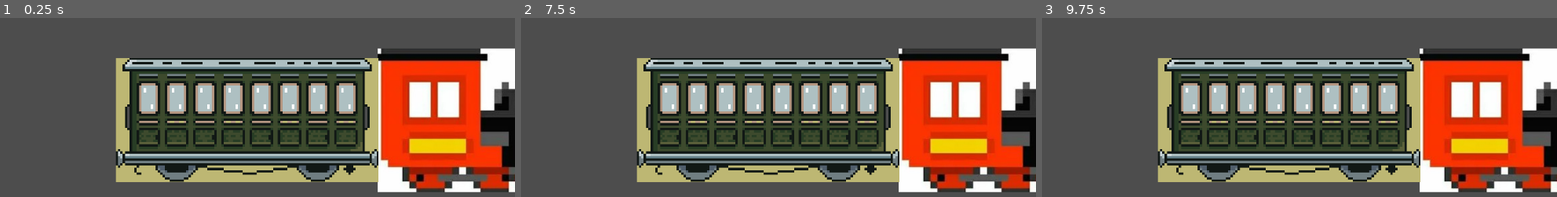
Above: before the commit, frames 1-3 (left to right).
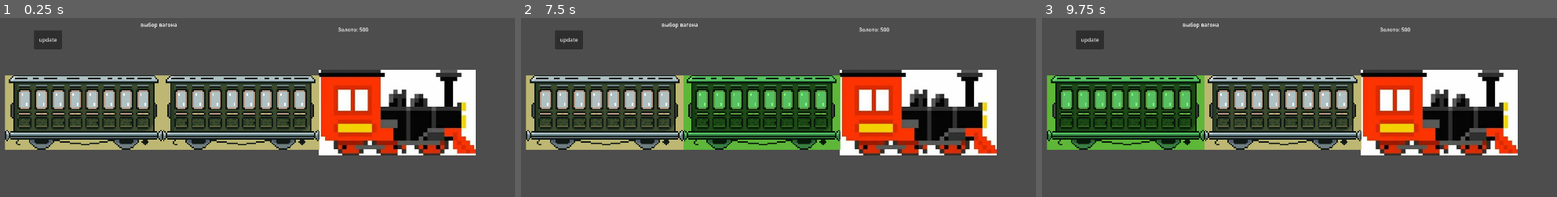
Above: after the commit, the same moments.

Repository: DikiePercy/hackathon-gamejam
Game: Godot game, scene res://scenes/depot/depot.tscn
The game is run twice, just before and just after one commit, with the same random seed, the same clock (stepped at 60 frames per second) and the same inputs. Before the commit the project starts from res://scenes/main/main.tscn.
Inputs (mouse positions are in pixels of both pictures, inside the frame that each line leads up to):
- Up to frame 1 (0.25 s): no input
- Up to frame 2 (7.5 s): click (567, 39) at 0.5 s, where only the run after the commit has a clickable "update"; click (567, 39) at 1.25 s, where only the run after the commit has a clickable "update"; click (567, 39) at 2 s, where only the run after the commit has a clickable "update"; tap Enter at 2.75, 4.25, 5.75 s; move the mouse to (860, 94) at 2.77 s; click (860, 94) at 2.92 s; tap Space at 3.5, 5, 6.5 s; move the mouse to (598, 130) at 3.52 s; click (598, 130) at 3.67 s; move the mouse to (783, 35) at 4.27 s; click (783, 35) at 4.42 s; move the mouse to (690, 182) at 5.02 s; click (690, 182) at 5.17 s; move the mouse to (912, 164) at 5.77 s; click (912, 164) at 5.92 s; move the mouse to (536, 59) at 6.52 s; click (536, 59) at 6.67 s; move the mouse to (752, 112) at 7.27 s; click (752, 112) at 7.42 s
- Up to frame 3 (9.75 s): move the mouse to (1150, 25) at 8.02 s; click (1150, 25) at 8.17 s; move the mouse to (1381, 94) at 8.77 s; click (1381, 94) at 8.92 s; move the mouse to (1119, 130) at 9.52 s; click (1119, 130) at 9.67 s

The runs differ from the first frame. In frame 1, 61% of the frame differs, in the area x 0-100%, y 2-98%; in frame 2, 62%; in frame 3, 61%.

Commit message:
выделение вагонов

Diff:
--- a/project.godot
+++ b/project.godot
@@ -11,13 +11,31 @@
 [application]
 
 config/name="hackathon-gamejam"
-run/main_scene="uid://xpa2retjrs0g"
+run/main_scene="uid://be00ylwiwetr2"
 config/features=PackedStringArray("4.6", "Forward Plus")
 config/icon="res://icon.svg"
 
 [autoload]
 
 GameManager="*uid://c67hmclpnx1cj"
+
+[display]
+
+window/size/viewport_width=1920
+window/size/viewport_height=1080
+
+[input]
+
+jump={
+"deadzone": 0.2,
+"events": [Object(InputEventKey,"resource_local_to_scene":false,"resource_name":"","device":0,"window_id":0,"alt_pressed":false,"shift_pressed":false,"ctrl_pressed":false,"meta_pressed":false,"pressed":false,"keycode":0,"physical_keycode":32,"key_label":0,"unicode":0,"location":0,"echo":false,"script":null)
+]
+}
+shoot={
+"deadzone": 0.2,
+"events": [Object(InputEventKey,"resource_local_to_scene":false,"resource_name":"","device":0,"window_id":0,"alt_pressed":false,"shift_pressed":false,"ctrl_pressed":false,"meta_pressed":false,"pressed":false,"keycode":0,"physical_keycode":90,"key_label":0,"unicode":0,"location":0,"echo":false,"script":null)
+]
+}
 
 [physics]
 
--- a/scenes/GameManager/GameManager.gd
+++ b/scenes/GameManager/GameManager.gd
@@ -1,4 +1,11 @@
 extends Node
 
-var total_gold: int = 500  # Твои деньги, которые видны всем сценам
-var wagon_levels: Array = [1] # Список уровней твоих вагонов
+var total_gold = 500
+
+# Структура: [ [уровень, люди, hp], [уровень, люди, hp] ]
+var train_data = [
+	[1, 5], # Первый вагон
+	[1, 3]  # Второй вагон
+]
+
+var train_level = 1
--- a/scenes/depot/depot.gd
+++ b/scenes/depot/depot.gd
@@ -1,105 +1,72 @@
 extends Control
 
-# Переменная, которая будет хранить ссылку на выбранный сейчас вагон
-var selected_wagon = null
+@export var wagon_scene: PackedScene = preload("res://scenes/wagon/wagon.tscn")
+@export var locomotive_scene: PackedScene = preload("res://scenes/train/train.tscn")
 
-# Стоимость улучшения (можно менять)
-var upgrade_cost = 100
+@onready var train_preview = $TrainPreview
+@onready var gold_label = $GoldLabel
 
-@onready var info_label = $Label
-@onready var upgrade_button = $UpgradeButton
+var wagon_width = 480
+var selected_wagon = null # Храним, какой вагон сейчас нажат
 
-# Ссылка на сцену вагона, чтобы создавать его копии
-@export var wagon_scene: PackedScene = preload("res://scenes/wagon/wagon.tscn")
+func _ready():
+	draw_depot_train()
+	update_ui()
 
-# Узел, куда будем складывать вагоны
-@onready var train_preview = $TrainPreview
-
-func refresh_train_preview():
-	# 1. Сначала удаляем старые вагоны (если они были), чтобы не дублировались
+func draw_depot_train():
+	# Очистка старых спрайтов
 	for child in train_preview.get_children():
 		child.queue_free()
 
-	# 2. Создаем вагоны на основе данных из GameManager
-	# Допустим, в GameManager.wagon_levels лежит [1, 2]
-	for i in range(GameManager.wagon_levels.size()):
-		var level = GameManager.wagon_levels[i]
+	# 1. Сначала рисуем Локомотив
+	var loco = locomotive_scene.instantiate()
+	train_preview.add_child(loco)
+	loco.position = Vector2(600, 0) # В депо локомотив в центре
 
-		# Создаем экземпляр вагона
+	# 2. Рисуем вагоны из GameManager
+	for i in range(GameManager.train_data.size()):
+		var stats = GameManager.train_data[i]
 		var new_wagon = wagon_scene.instantiate()
-
-		# Устанавливаем ему уровень
-		new_wagon.wagon_level = level
-
-		# Расставляем их в ряд (например, с шагом 400 пикселей)
-		# Локомотив обычно в 0, вагоны идут влево (в минус)
-		new_wagon.position.x = -i * 400
-
-		# Добавляем в сцену
 		train_preview.add_child(new_wagon)
 
-		# СРАЗУ ПОДКЛЮЧАЕМ СИГНАЛ КЛИКА (о котором мы говорили раньше)
-		new_wagon.clicked.connect(_on_wagon_clicked)
+		new_wagon.wagon_level = stats[0]
+		new_wagon.passengers = stats[1]
+		new_wagon.position.x = (-(i + 1) * wagon_width) + 600
 
-		# Обновляем внешний вид вагона прямо сейчас
+		# ВАЖНО: В депо подключаем сигнал, чтобы ловить клики
+		if new_wagon.has_signal("clicked"):
+			new_wagon.clicked.connect(_on_wagon_selected)
+
 		new_wagon.update_wagon_stats()
 
-func _ready():
+# Логика выбора вагона
+func _on_wagon_selected(wagon_node):
+	if selected_wagon:
+		selected_wagon.modulate = Color(1, 1, 1) # Снимаем цвет с прошлого
 
-	refresh_train_preview()
-	update_gold_ui()
+	selected_wagon = wagon_node
+	selected_wagon.modulate = Color(0.5, 1, 0.5) # Подсвечиваем зеленым
+	print("Выбран вагон с уровнем: ", selected_wagon.wagon_level)
 
-	# Скрываем кнопку улучшения, пока вагон не выбран
-	upgrade_button.disabled = true
-	update_gold_ui()
+# Кнопка улучшения в UI (подключи через сигнал pressed)
+func _on_upgrade_button_pressed():
+	if selected_wagon == null: return
 
-	# ТУТ ВАЖНО: когда ты создаешь вагоны в депо кодом (instantiate),
-	# ты должен подключить их сигнал к функции _on_wagon_clicked.
-	# Пример:
-	# var new_wagon = wagon_scene.instantiate()
-	# new_wagon.clicked.connect(_on_wagon_clicked)
-	# add_child(new_wagon)
+	var price = 100
+	if GameManager.total_gold >= price:
+		# Находим индекс в массиве (индекс узла - 1, т.к. локо на 0 месте)
+		var idx = selected_wagon.get_index() - 1
 
-# ЭТА ФУНКЦИЯ ЛОВИТ СИГНАЛ (тот самый self, который мы отправляли)
-func _on_wagon_clicked(wagon_instance):
-	# Запоминаем, какой вагон прислал сигнал
-	selected_wagon = wagon_instance
+		GameManager.total_gold -= price
+		GameManager.train_data[idx][0] += 1 # Повышаем уровень в данных
 
-	# Разблокируем кнопку
-	upgrade_button.disabled = false
+		# Сразу обновляем визуал вагона, на который смотрим
+		selected_wagon.wagon_level = GameManager.train_data[idx][0]
+		selected_wagon.update_wagon_stats()
 
-	# Обновляем текст
-	info_label.text = "Выбран вагон " + wagon_instance.name + "\nУровень: " + str(selected_wagon.wagon_level)
+		update_ui()
+	else:
+		print("Недостаточно золота!")
 
-	# Визуально выделяем вагон (например, чуть подсветим его)
-	# Сначала сбросим цвет у всех остальных (если нужно),
-	# но для начала просто выведем в консоль:
-	print("Депо получило вагон: ", selected_wagon)
-
-# ФУНКЦИЯ ДЛЯ КНОПКИ "УЛУЧШИТЬ"
-func _on_upgrade_button_pressed():
-	if selected_wagon == null:
-		return
-
-	if GameManager.total_gold >= upgrade_cost:
-		# 1. Забираем деньги
-		GameManager.total_gold -= upgrade_cost
-
-		# 2. Вызываем функцию улучшения ВНУТРИ самого вагона
-		# Мы передали через сигнал весь объект, поэтому можем командовать им прямо отсюда!
-		var success = selected_wagon.upgrade_wagon()
-
-		if success:
-			print("Вагон успешно прокачан!")
-			# Обновляем текст в меню
-			info_label.text = "Улучшено! Текущий уровень: " + str(selected_wagon.wagon_level)
-			update_gold_ui()
-		else:
-			info_label.text = "Максимальный уровень достигнут!"
-	else:
-		info_label.text = "Недостаточно золота!"
-
-func update_gold_ui():
-	# Если у тебя есть Label для золота
-	if has_node("GoldLabel"):
-		$GoldLabel.text = "Золото: " + str(GameManager.total_gold)
+func update_ui():
+	gold_label.text = "Золото: " + str(GameManager.total_gold)
--- a/scenes/depot/depot.tscn
+++ b/scenes/depot/depot.tscn
@@ -7,6 +7,7 @@
 anchors_preset = 0
 offset_right = 40.0
 offset_bottom = 40.0
+mouse_filter = 2
 script = ExtResource("1_fxm1y")
 
 [node name="Label" type="Label" parent="." unique_id=1782002680]
--- a/scenes/train/train.gd
+++ b/scenes/train/train.gd
@@ -1,45 +1,40 @@
 extends Node2D
 
-# Ссылка на контейнер, где лежат вагоны
 @onready var wagons_container = $Wagons
-
-# Ширина вагона (расстояние между точками крепления)
 @export var wagon_width: float = 480.0
-
-# Правильный способ указать путь к сцене через @export
 @export var wagon_scene: PackedScene = preload("res://scenes/wagon/wagon.tscn")
 
 var speed = 200.0
-var passengers = 0
-
-# Массив для быстрого доступа к объектам вагонов
 var wagons = []
 
 func _ready():
-	# Обновляем список вагонов при старте
-	update_wagon_list()
-	add_wagon()
+	# При старте уровня строим поезд по данным из GameManager
+	pass
 
+func build_train_from_data():
+	# Очищаем, если что-то было
+	for child in wagons_container.get_children():
+		child.queue_free()
 
+	# Создаем вагоны на основе списка списков [уровень, люди]
+	for i in range(GameManager.train_data.size()):
+		var stats = GameManager.train_data[i]
 
-func add_wagon():
-	# 1. Создаем экземпляр нового вагона
-	var new_wagon = wagon_scene.instantiate()
+		var new_wagon = wagon_scene.instantiate()
+		wagons_container.add_child(new_wagon)
 
-	# 2. Считаем, сколько вагонов уже есть
-	var current_wagon_count = wagons_container.get_child_count()
+		# Передаем данные
+		new_wagon.wagon_level = stats[0]
+		new_wagon.passengers = stats[1]
 
-	# 3. Рассчитываем позицию по X
-	# Если локомотив в 0, первый вагон будет в -400, второй в -800 и т.д.
-	var offset_x = -(current_wagon_count + 1) * wagon_width
-	new_wagon.position = Vector2(offset_x, 0)
+		# Позиция (смещение за локомотив)
+		new_wagon.position.x = -(i + 1) * wagon_width
 
-	# 4. Добавляем вагон в сцену
-	wagons_container.add_child(new_wagon)
+		# Обновляем статы
+		if new_wagon.has_method("update_wagon_stats"):
+			new_wagon.update_wagon_stats()
 
-	# Обновляем наш массив после добавления
 	update_wagon_list()
 
-# Функция для обновления массива (пригодится для разбойников)
 func update_wagon_list():
 	wagons = wagons_container.get_children()
--- a/scenes/wagon/wagon.gd
+++ b/scenes/wagon/wagon.gd
@@ -2,6 +2,7 @@
 
 # Текущий уровень вагона (1, 2 или 3)
 var wagon_level = 1
+var passengers = 0
 
 # Настройки доходности для каждого уровня
 var money_per_level = {
@@ -44,4 +45,5 @@
 
 func _on_area_2d_input_event(viewport, event, shape_idx):
 	if event is InputEventMouseButton and event.pressed and event.button_index == MOUSE_BUTTON_LEFT:
-		emit_signal("clicked", self) # Отправляем сигнал, что нажали именно на ЭТОТ вагон
+		emit_signal("clicked", self)
+		print("нажатие") # Отправляем сигнал, что нажали именно на ЭТОТ вагон
--- a/scenes/wagon/wagon.tscn
+++ b/scenes/wagon/wagon.tscn
@@ -37,3 +37,6 @@
 [node name="CollisionShape2D" type="CollisionShape2D" parent="Area2D" unique_id=1641886436]
 position = Vector2(-1, -0.5)
 shape = SubResource("RectangleShape2D_6wpp6")
+
+[connection signal="clicked" from="." to="." method="_on_clicked"]
+[connection signal="input_event" from="Area2D" to="." method="_on_area_2d_input_event"]
